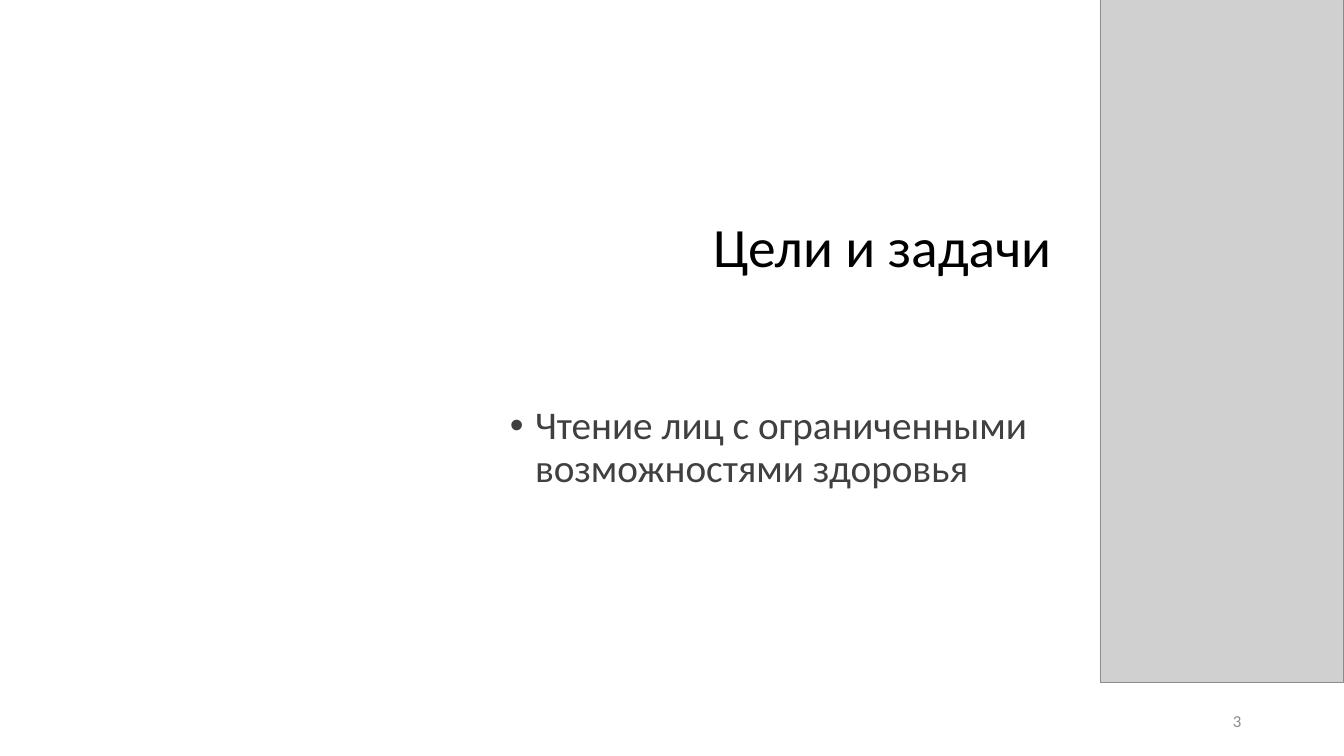
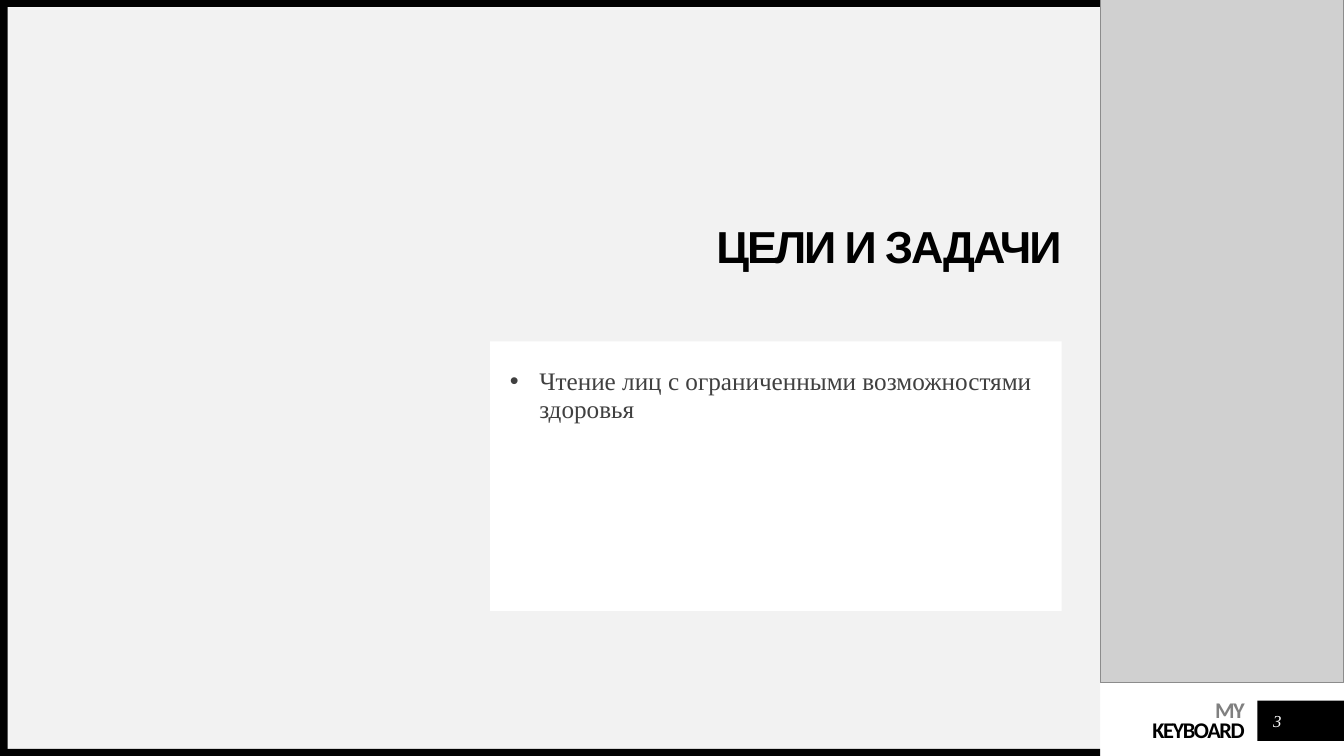
Before and after one commit to ele-group/keyboard, a slide deck: slide 3 of presentation.pptx. Drawn at 1344x756 pixels with LibreOffice and Linux fonts; fonts in the diff are those of the drawing; grey boxes stand for pictures. Boxes give left, top, right and bottom in pixels: in the first picture for what was removed or moved away, otherwise in the second. Text is boxed around its words. In the diff, an @@ line names an element or a change of style, - is before the commit and + after.

```diff
--- a/presentation.pptx
+++ b/presentation.pptx
@@ rectangle added at (0, 0, 1100, 7), fill #000000 @@
@@ rectangle added at (1, 4, 9, 756), fill #000000 @@
@@ rectangle added at (8, 7, 1101, 749), fill #F2F2F2 @@
@@ title at (716, 231, 1061, 272): text changed; size 39.6 to 32 pt; font Calibri to Arial; bold on @@
-Цели и задачи
+ЦЕЛИ И ЗАДАЧИ
@@ text "Чтение лиц с ограниченными возможностями ...": place and size @@
-text "Чтение лиц с ограниченными возможностями ..." at (535, 414, 1027, 489)
+text "Чтение лиц с ограниченными возможностями ..." at (490, 342, 1062, 611)
@@ text "Чтение лиц с ограниченными возможностями ..." at (490, 342, 1062, 611): size 28 to 18 pt, font Calibri to Times New Roman; indent changed @@
@@ text added at (1152, 703, 1245, 738), 16 pt, text #000000, bold @@
+MY
+KEYBOARD
@@ rectangle added at (1258, 701, 1344, 741), fill #000000 @@
@@ page number: place and size @@
-page number at (1233, 716, 1241, 727)
+page number at (1273, 716, 1281, 727)
@@ page number at (1273, 716, 1281, 727): font Calibri to Times New Roman, text colour #8C8C8C to #FFFFFF, italic on; alignment right to centre @@
@@ rectangle added at (0, 749, 1100, 756), fill #000000 @@
```
Also in this commit, not shown: 2 other slides changed, 4 slides added, 1 slide removed, 26 other files.
